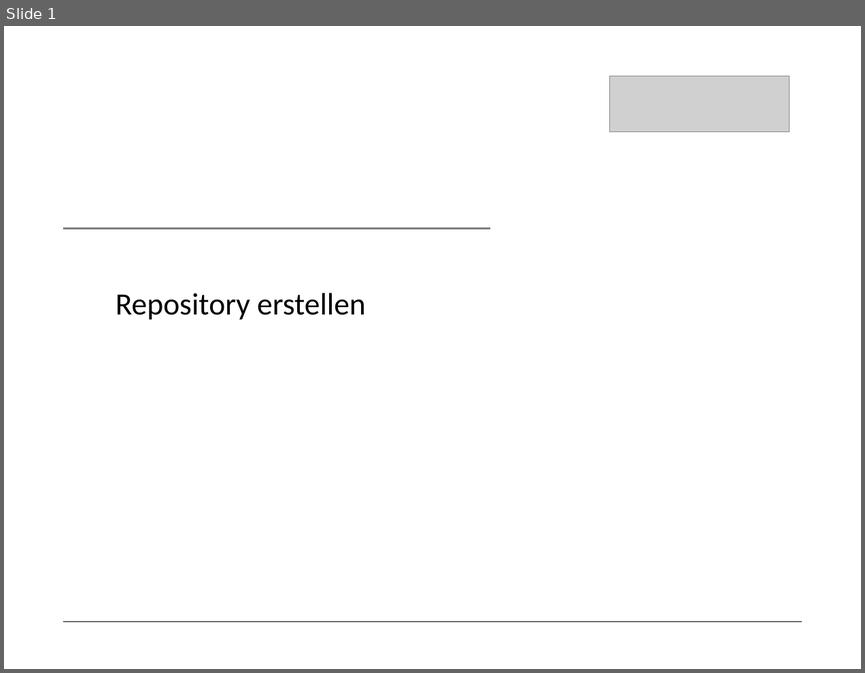
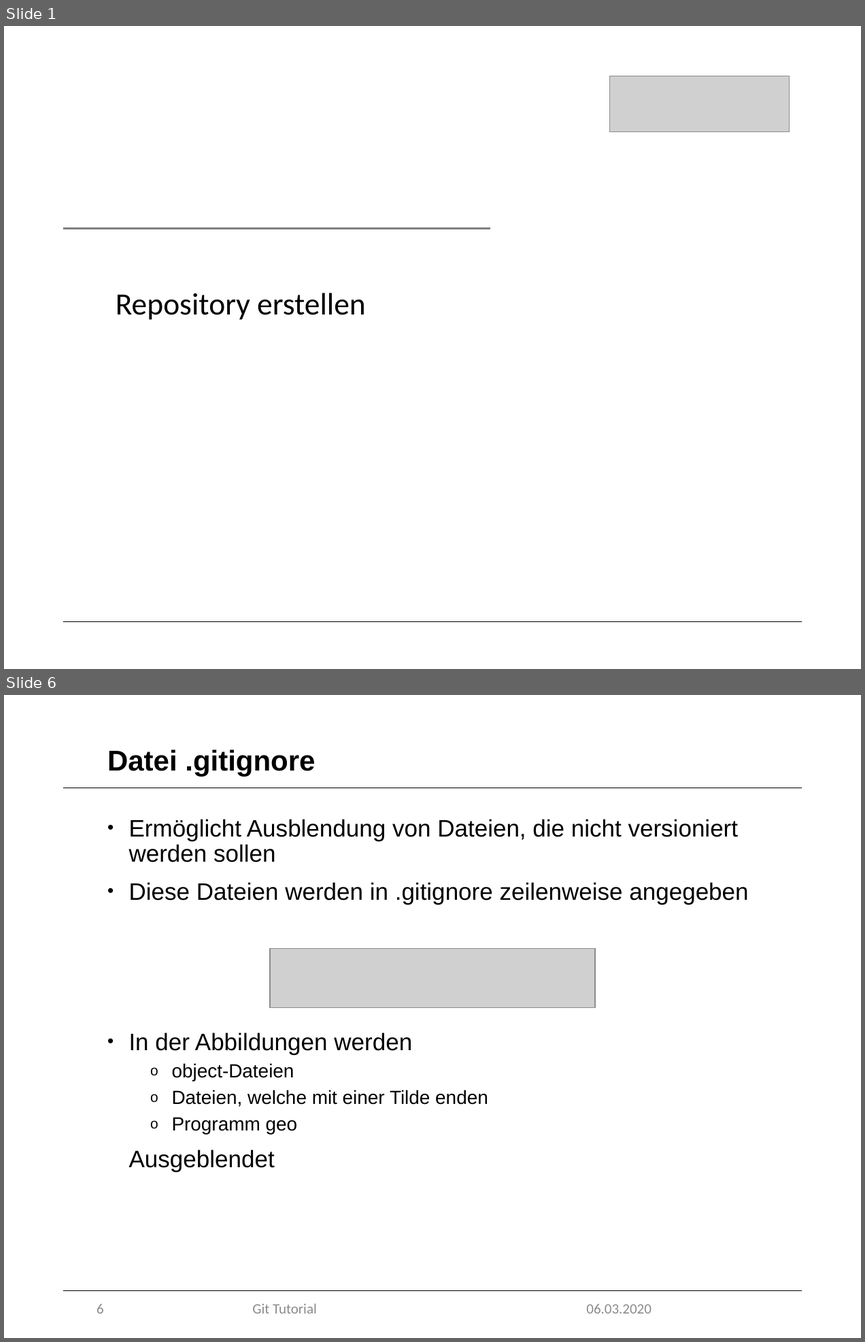
Before and after one commit to marcretzlaff/projektarbeit, a slide deck: Präsentation-90min/Präsentation-90min.pptx. Shown one above the other, each under a label of ours: slide 1 before the commit, slides 1 and 6 after it; the slides between them are not shown. The pictures are 865x673 and 865x1342 pixels, drawn with LibreOffice and Linux fonts; fonts in the diff are those of the drawing; grey boxes stand for pictures; background and template pictures are left out. Boxes give left, top, right and bottom in pixels: in the first picture for what was removed or moved away, otherwise in the second. Text is boxed around its words. In the diff, an @@ line names an element or a change of style, - is before the commit and + after.

```diff
--- a/Präsentation-90min/Präsentation-90min.pptx
+++ b/Präsentation-90min/Präsentation-90min.pptx
@@ slide 6 added at [4, 695, 861, 1338], background #FFFFFF @@
@@ title added at [107, 749, 315, 777], 24 pt, text #000000, bold @@
+Datei .gitignore
@@ line added from (63, 788) to (802, 788), #000000 0.5 pt @@
@@ text added at [129, 819, 748, 1172], 20 pt, text #000000 @@
+• Ermöglicht Ausblendung von Dateien, die nicht versioniert werden sollen
+• Diese Dateien werden in .gitignore zeilenweise angegeben
+• In der Abbildungen werden
+  o object-Dateien
+  o Dateien, welche mit einer Tilde enden
+  o Programm geo
+• Ausgeblendet
@@ picture added at [270, 949, 594, 1008] @@
@@ rectangle added at [72, 1138, 126, 1180], fill #FFFFFF @@
@@ line added from (63, 1291) to (802, 1291), #000000 0.5 pt @@
@@ page number added at [96, 1304, 104, 1313], 12 pt, text #8C8C8C @@
+6
@@ text added at [252, 1303, 317, 1313], 12 pt, text #8C8C8C @@
+Git Tutorial
@@ text added at [586, 1304, 651, 1313], 12 pt, text #8C8C8C @@
+06.03.2020
```
Also in this commit, not shown: 2 slides changed, 3 other slides added.
